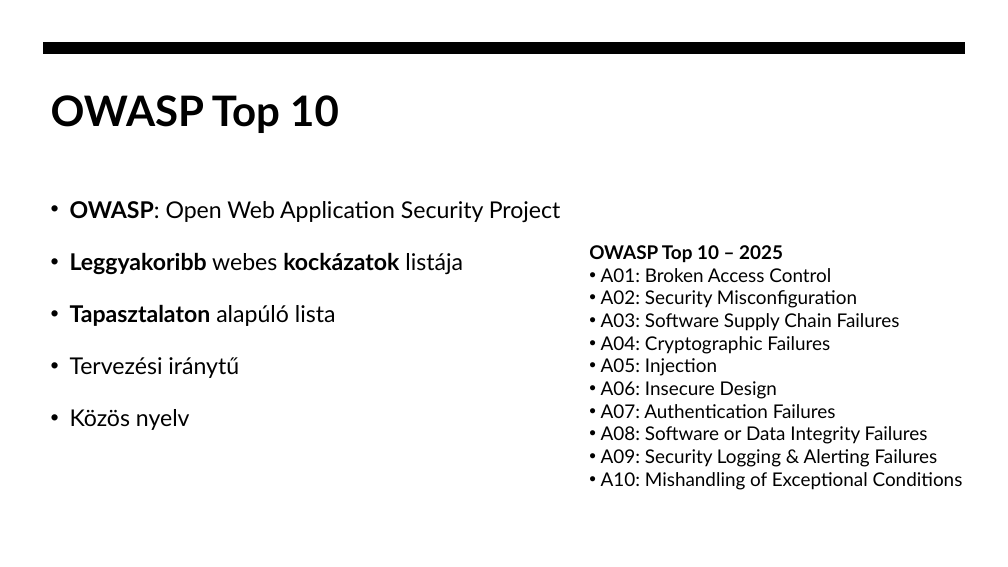
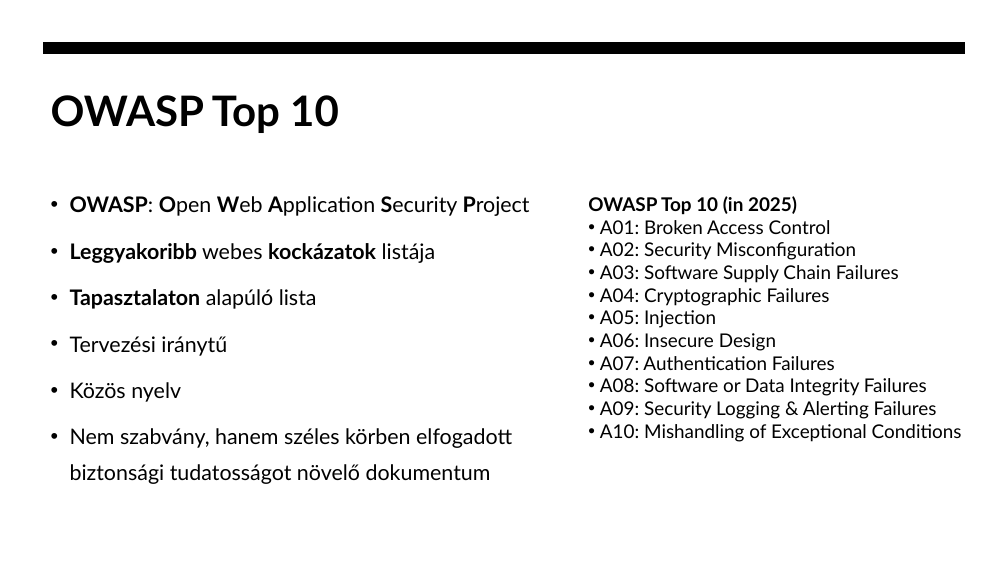
Before and after one commit to zbalogh/oe-internetes-alkalmazasok, a slide deck: slide 15 of 11/11_eloadas_webbiztonsag_alapjai.pptx. Drawn at 1008x567 pixels with LibreOffice and Linux fonts; fonts in the diff are those of the drawing. Boxes give left, top, right and bottom in pixels: in the first picture for what was removed or moved away, otherwise in the second. Text is boxed around its words. In the diff, an @@ line names an element or a change of style, - is before the commit and + after.

```diff
--- a/11/11_eloadas_webbiztonsag_alapjai.pptx
+++ b/11/11_eloadas_webbiztonsag_alapjai.pptx
@@ text "OWASP Top 10 (in 2025)": place and size @@
-text "OWASP Top 10 (in 2025)" at (589,245,963,490)
+text "OWASP Top 10 (in 2025)" at (588,196,962,442)
@@ text at (70,196,530,402): size 22 to 20.4 pt in "OWASP: Open Web Application Security Project", "Leggyakoribb webes kockázatok listája", "Tapasztalaton alapúló lista", "Tervezési iránytű" and 1 more places; bold on in "Open Web Application Security Project"; line spacing 1.5 to 1.4 @@
@@ text at (588,196,797,215): text changed @@
-OWASP Top 10 – 2025
+OWASP Top 10 (in 2025)
@@ text at (70,428,512,484): paragraph added @@
+• Nem szabvány, hanem széles körben elfogadott biztonsági tudatosságot növelő dokumentum
```
Also in this commit, not shown: 3 other slides changed, 1 other file.
